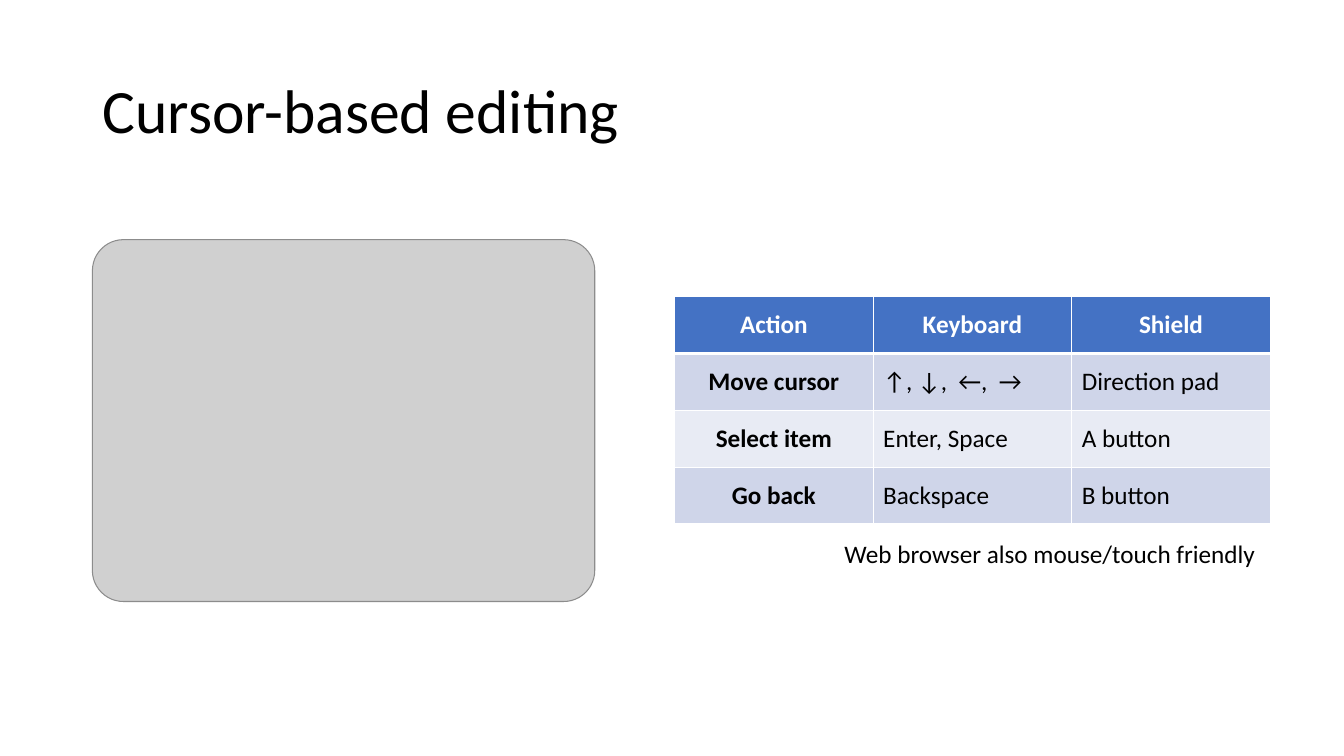
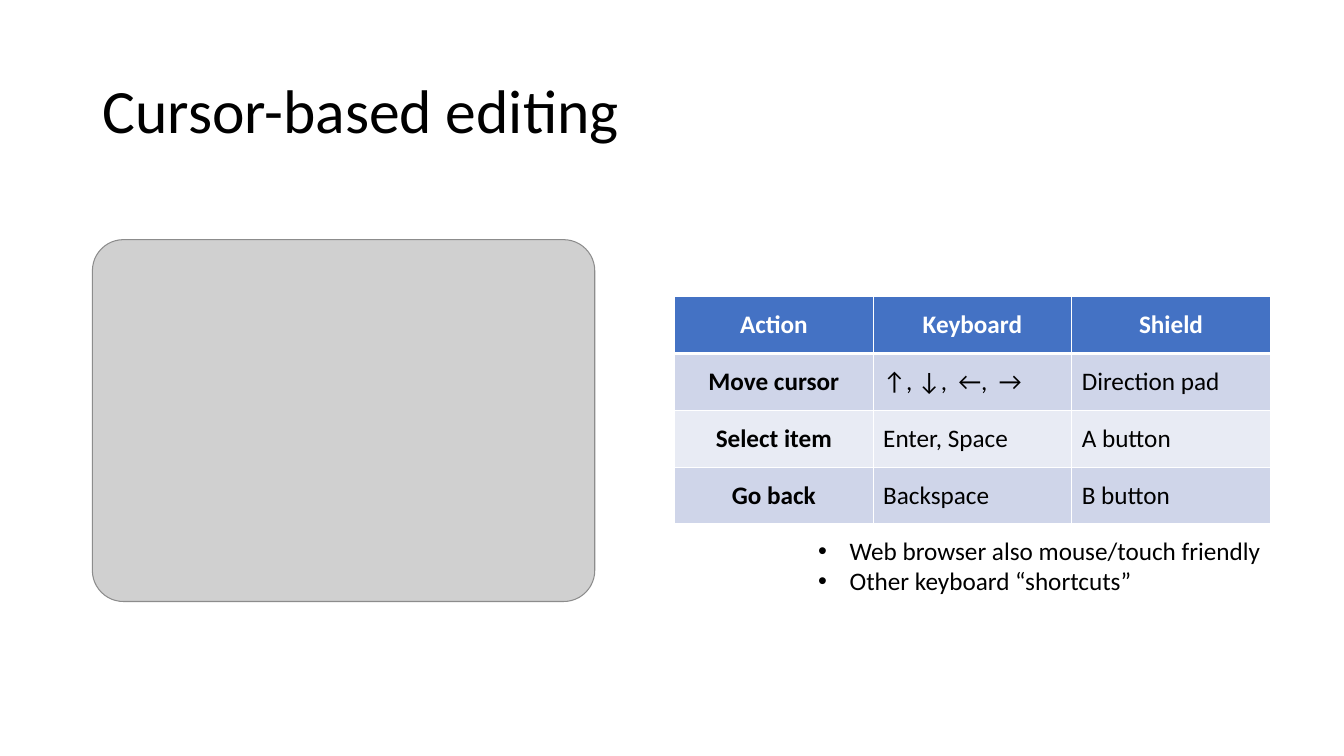
Before and after one commit to microsoft/microcode, a slide deck: slide 3 of docs/ppt/MicroCode101.pptx. Drawn at 1344x756 pixels with LibreOffice and Linux fonts; fonts in the diff are those of the drawing; grey boxes stand for pictures. Boxes give left, top, right and bottom in pixels: in the first picture for what was removed or moved away, otherwise in the second. Text is boxed around its words. In the diff, an @@ line names an element or a change of style, - is before the commit and + after.

```diff
--- a/docs/ppt/MicroCode101.pptx
+++ b/docs/ppt/MicroCode101.pptx
@@ text at (x1=850, y1=542, x2=1260, y2=564): bullet none to • @@
@@ text at (x1=850, y1=572, x2=1131, y2=594): paragraph added @@
+• Other keyboard “shortcuts”
```
Also in this commit, not shown: 1 other slide changed, 4 slides added, 5 other files.
